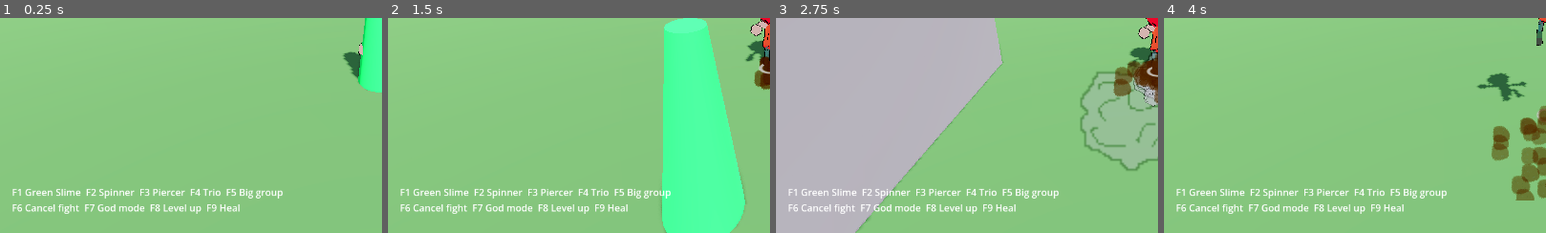
Above: before the commit, frames 1-4 (left to right).
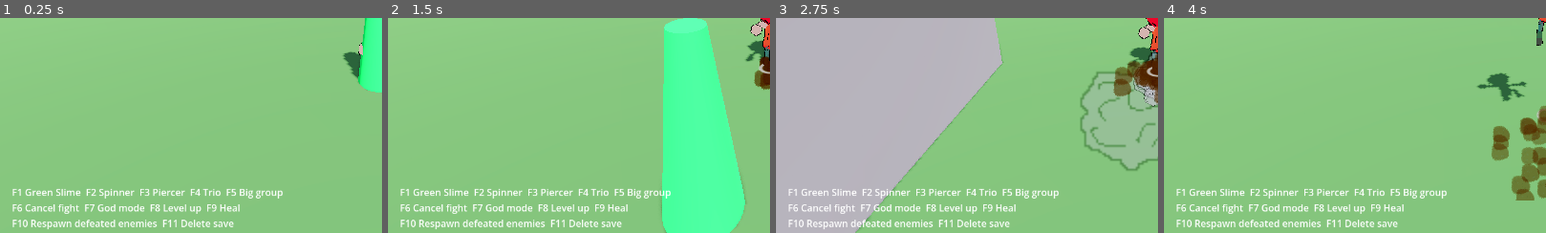
Above: after the commit, the same moments.

Repository: doggoanim/Krits
Game: Godot game, scene res://main.tscn
Two runs of this game, one before a commit and one after it. Both use one fixed random seed, a clock stepped at 60 frames per second and the inputs below.
Inputs (mouse positions are % of the whole screen's width and height, from its top left):
- Up to frame 1 (0.25 s): no input
- Up to frame 2 (1.5 s): tap Enter at 0.5 s; move the mouse to (55, 50) at 0.52 s; hold Ctrl (crouch_pound) 0.53-1.28 s; hold W (move_forward) from 0.53 s (still down); tap Space (jump) at 0.77 s; move the mouse to (45, 50) at 1.27 s; tap E (interact) at 1.35 s
- Up to frame 3 (2.75 s): keep holding W (move_forward); tap Space (jump) at 1.52 s; move the mouse to (52, 48) at 2.02 s; hold Shift (roll_dive) from 2.03 s (still down)
- Up to frame 4 (4 s): keep holding W (move_forward); move the mouse to (49, 52) at 2.77 s; release Shift (roll_dive) at 2.78 s; tap Ctrl (crouch_pound) at 2.85 s; tap Space (jump) at 3.02, 3.77 s; move the mouse to (57, 51) at 3.52 s; tap E (interact) at 3.6 s
The pictures show only the part of the screen within x 0-50%, y 50-100%; the shares and areas given below are measured in that part.

The runs differ from the first frame. In frame 1, 1.1% of the frame differs, in the area x 3-62%, y 93-99%; in frame 2, 1.1%; in frame 3, 1.0%; in frame 4, 1.1%.

Commit message:
Add debug keys: respawn defeated overworld enemies, delete save
- Game.reset_cleared_enemies(): drops every "cleared_<id>" flag so a
  defeated overworld WorldEnemy counts as undefeated again (it just
  won't un-queue_free() itself mid-session, hence the scene reload).
- Game.delete_save(): removes user://save.json and resets all
  in-memory progress (stats, flags, spawns, outfit) to fresh-save
  defaults.
- DebugTools: F10 calls reset_cleared_enemies() + reloads the current
  scene (so cleared overworld enemies pop back in immediately); F11
  calls delete_save() + reloads.

Diff:
--- a/core/debug_tools.gd
+++ b/core/debug_tools.gd
@@ -3,8 +3,9 @@
 ## Dev shortcuts for testing fights quickly. Only active in debug builds.
 ##  F1 green slime  F2 spinner  F3 piercer  F4 trio  F5 big group (6)
 ##  F6 cancel fight  F7 god mode  F8 level up  F9 full heal
+##  F10 respawn defeated overworld enemies  F11 delete save
 
-const HELP := "F1 Green Slime  F2 Spinner  F3 Piercer  F4 Trio  F5 Big group\nF6 Cancel fight  F7 God mode  F8 Level up  F9 Heal"
+const HELP := "F1 Green Slime  F2 Spinner  F3 Piercer  F4 Trio  F5 Big group\nF6 Cancel fight  F7 God mode  F8 Level up  F9 Heal\nF10 Respawn defeated enemies  F11 Delete save"
 
 var player: Player
 var encounters: EncounterManager
@@ -41,6 +42,12 @@
 			_update_label()
 		KEY_F8: Game.stats.add_xp(Game.stats.xp_to_next())
 		KEY_F9: Game.stats.full_heal()
+		KEY_F10:
+			Game.reset_cleared_enemies()
+			get_tree().reload_current_scene()
+		KEY_F11:
+			Game.delete_save()
+			get_tree().reload_current_scene()
 
 func _cancel() -> void:
 	if encounters.active_arena:
--- a/core/game.gd
+++ b/core/game.gd
@@ -34,6 +34,27 @@
 		outfit = id
 		Events.outfit_changed.emit(id)
 
+## Clears every "cleared_<id>" world-enemy flag (leaves other story flags
+## alone), so already-defeated overworld enemies count as undefeated again.
+## Debug-only (see DebugTools). Doesn't bring back an enemy already
+## queue_free()'d this session by itself — the caller reloads the scene too.
+func reset_cleared_enemies() -> void:
+	for key in story_flags.keys().duplicate():
+		if String(key).begins_with("cleared_"):
+			story_flags.erase(key)
+
+## Wipes the save file from disk and resets all in-memory progress to a
+## fresh-save state. Debug-only (see DebugTools).
+func delete_save() -> void:
+	if FileAccess.file_exists(SAVE_PATH):
+		DirAccess.remove_absolute(SAVE_PATH)
+	stats = PlayerStats.new()
+	story_flags.clear()
+	unlocked_spawns.clear()
+	last_spawn = &""
+	outfit = &"default"
+	unlocked_outfits = [&"default"]
+
 func save() -> void:
 	var data := {
 		"stats": stats.to_dict(), "flags": story_flags,
Not shown, changed: README.md
